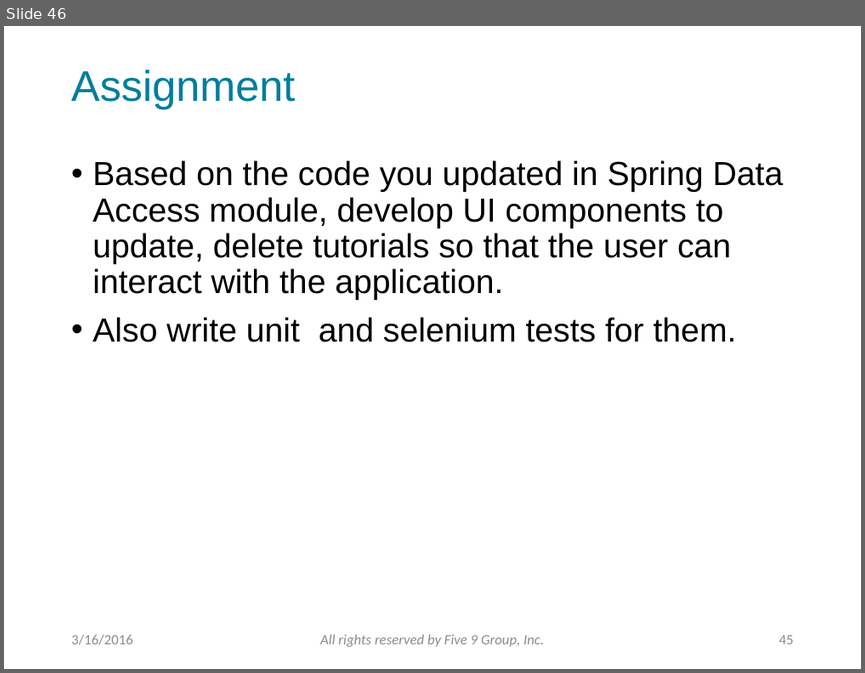
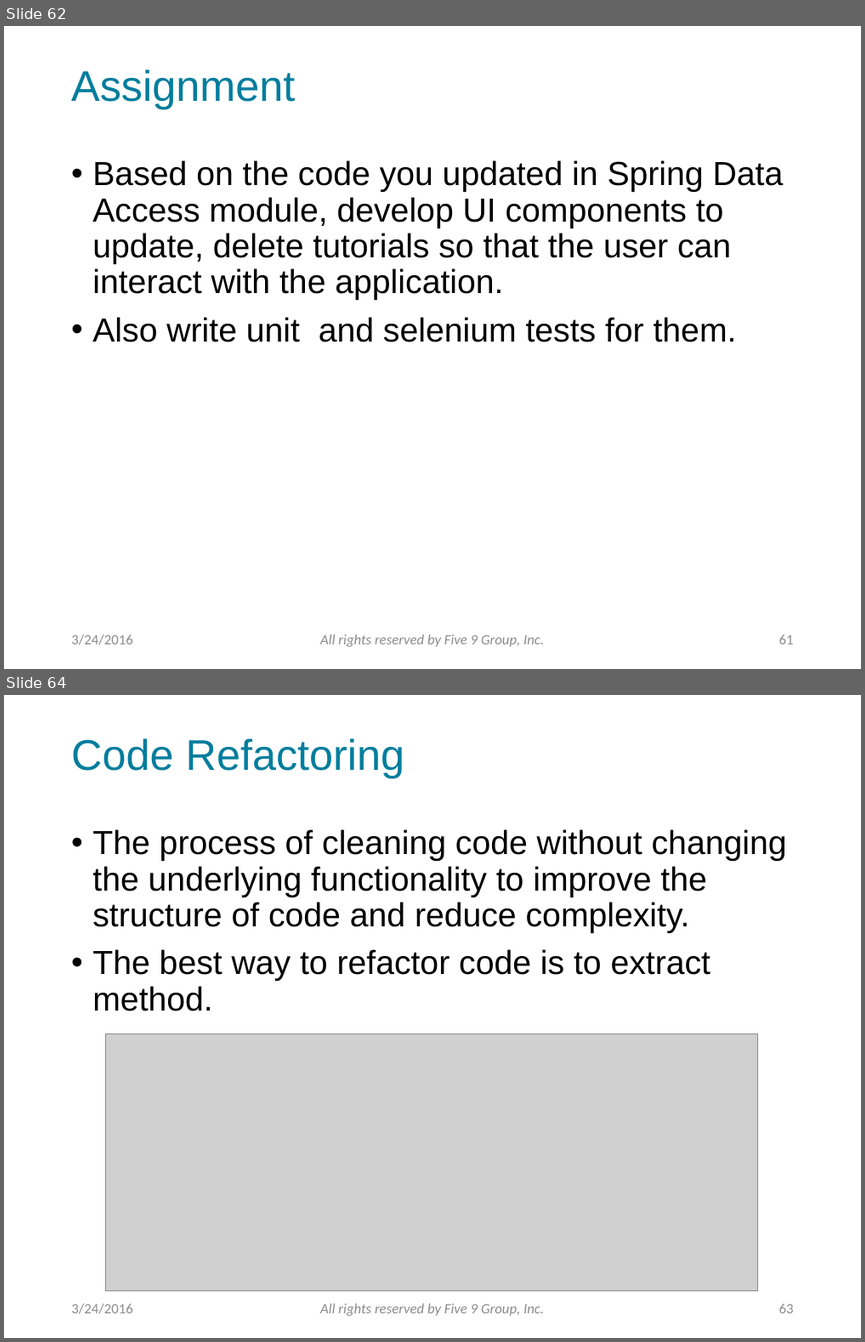
Before and after one commit to f9group/Training, a slide deck: PowerPoints/SpringFramework.pptx. Shown one above the other, each under a label of ours: slide 46 before the commit, slides 62 and 64 after it; the slides between them are not shown. The pictures are 865x673 and 865x1342 pixels, drawn with LibreOffice and Linux fonts; fonts in the diff are those of the drawing; grey boxes stand for pictures; background and template pictures are left out. Boxes give left, top, right and bottom in pixels: in the first picture for what was removed or moved away, otherwise in the second. Text is boxed around its words. In the diff, an @@ line names an element or a change of style, - is before the commit and + after.

```diff
--- a/PowerPoints/SpringFramework.pptx
+++ b/PowerPoints/SpringFramework.pptx
@@ slide 64 added at (4, 695, 861, 1338), background picture (left out) @@
@@ title added at (71, 738, 405, 778), 36 pt, text #007D9D @@
+Code Refactoring
@@ text added at (92, 829, 787, 1011), 28 pt, text #000000 @@
+• The process of cleaning code without changing the underlying functionality to improve the structure of code and reduce complexity.
+• The best way to refactor code is to extract method.
@@ picture added at (106, 1033, 758, 1290) @@
@@ text added at (71, 1303, 132, 1314), 12 pt, text #8C8C8C @@
+3/24/2016
@@ text added at (320, 1303, 544, 1315), 12 pt, text #8C8C8C, italic @@
+All rights reserved by Five 9 Group, Inc.
@@ page number added at (779, 1304, 794, 1313), 12 pt, text #8C8C8C @@
+63
@@ what was slide 46 is now slide 62 @@
@@ slide 62 changed as well @@
@@ text at (71, 634, 132, 645): text changed @@
-3/16/2016
+3/24/2016
@@ page number at (779, 635, 794, 644): text changed @@
-45
+61
```
Also in this commit, not shown: 40 other slides changed, 25 other slides added, 1 other file.
